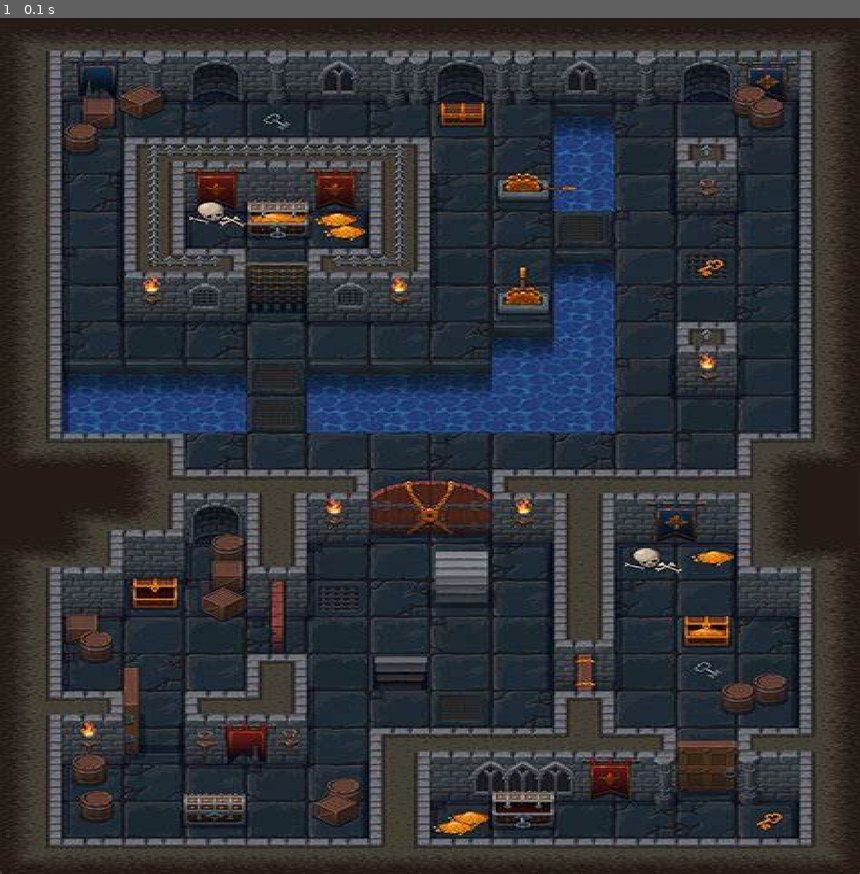
Above: before the commit, frame 1.
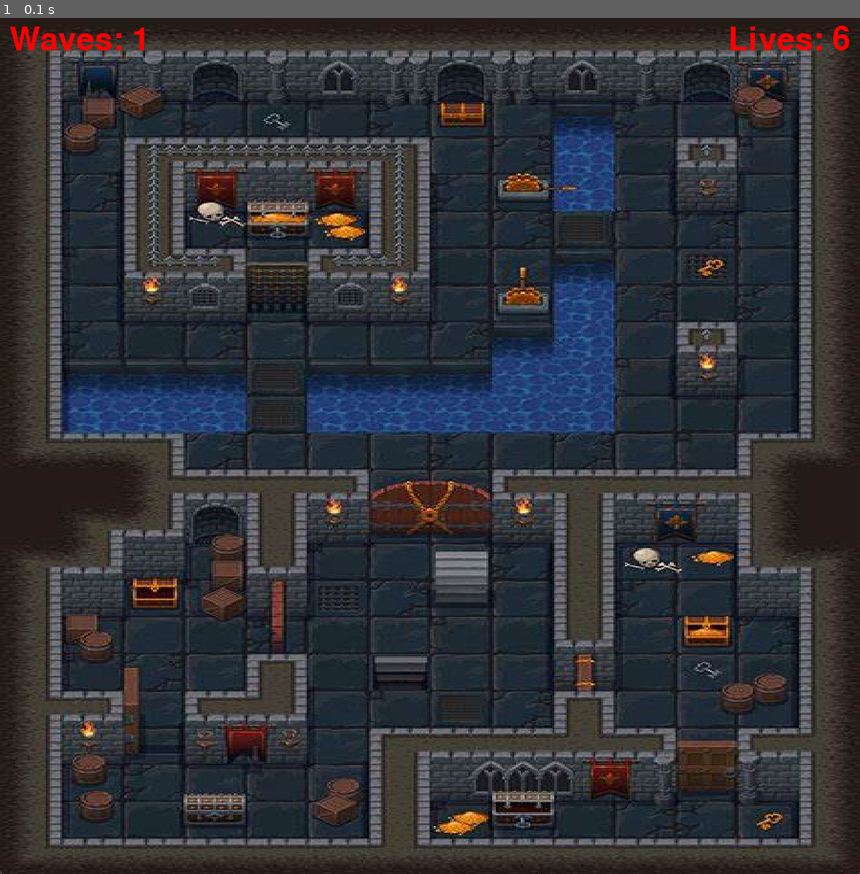
Above: after the commit, the same moment.

Repository: Sphy35/2dGame
Game: pygame game, started from 2nPygame.py
Two runs of this game, one before a commit and one after it. Both use one fixed random seed, a clock stepped at 60 frames per second and the inputs below.
Inputs:
- Up to frame 1 (0.1 s): no input

The runs differ from the first frame. In frame 1, 0.3% of the frame differs, in the area x 1-99%, y 0-4%.

Commit message:
Added the Font
Font was added

Diff:
--- a/2nPygame.py
+++ b/2nPygame.py
@@ -3,6 +3,7 @@
 import random
 import os
 import time
+pygame.font.init()
 
 #Determines Height
 WIDTH, HEIGHT = 900, 900
@@ -19,11 +20,23 @@
 def main():
     run = True
     FPS = 60
+    waves = 1
+    lives = 6
+    main_font = pygame.font.SysFont("cosmicsans", 50)
+
     clock = pygame.time.Clock()
 
     # We won't need to pass all the things into a paramater.
     def redraw_window():
+        #Draws the Background
         WIN.blit(FIRST, (0,0))
+        #Draws the Text
+        lives_label = main_font.render(f"Lives: {lives}", 1, (255, 0, 0))
+        waves_label = main_font.render(f"Waves: {waves}", 1, (255, 0, 0))
+
+        #Displays the texts
+        WIN.blit(lives_label, (WIDTH - lives_label.get_width() - 10, 10))
+        WIN.blit(waves_label, (10, 10))
 
         #Will refresh the display
         pygame.display.update()
